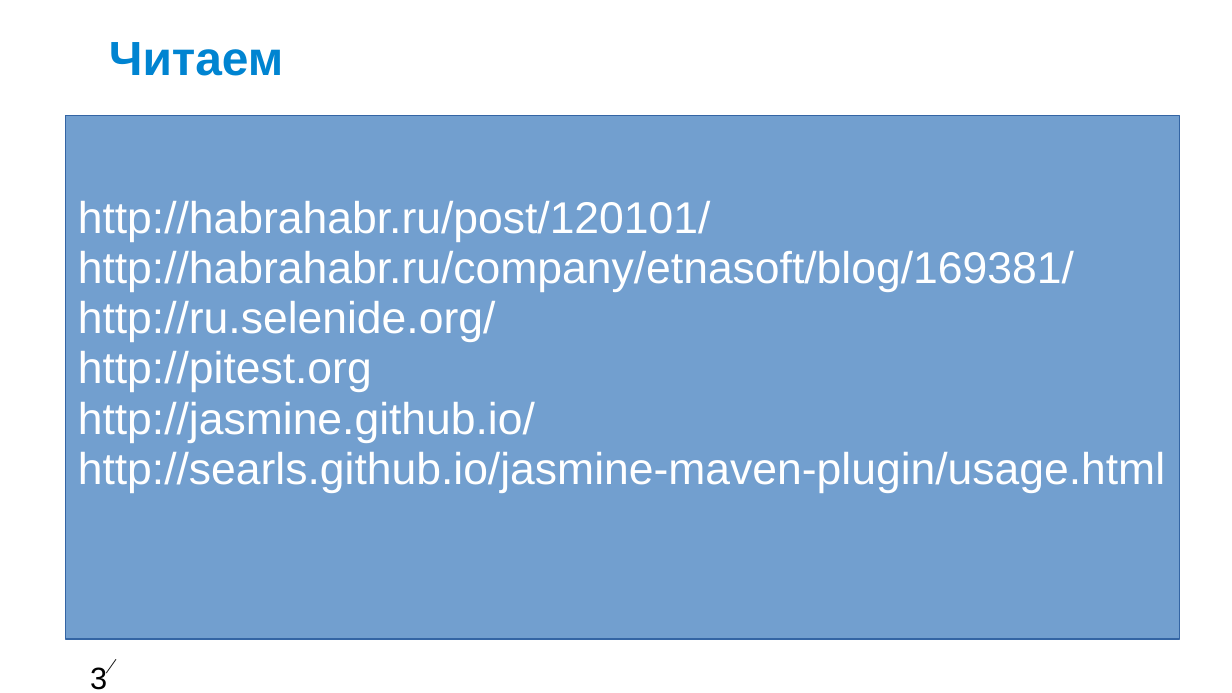
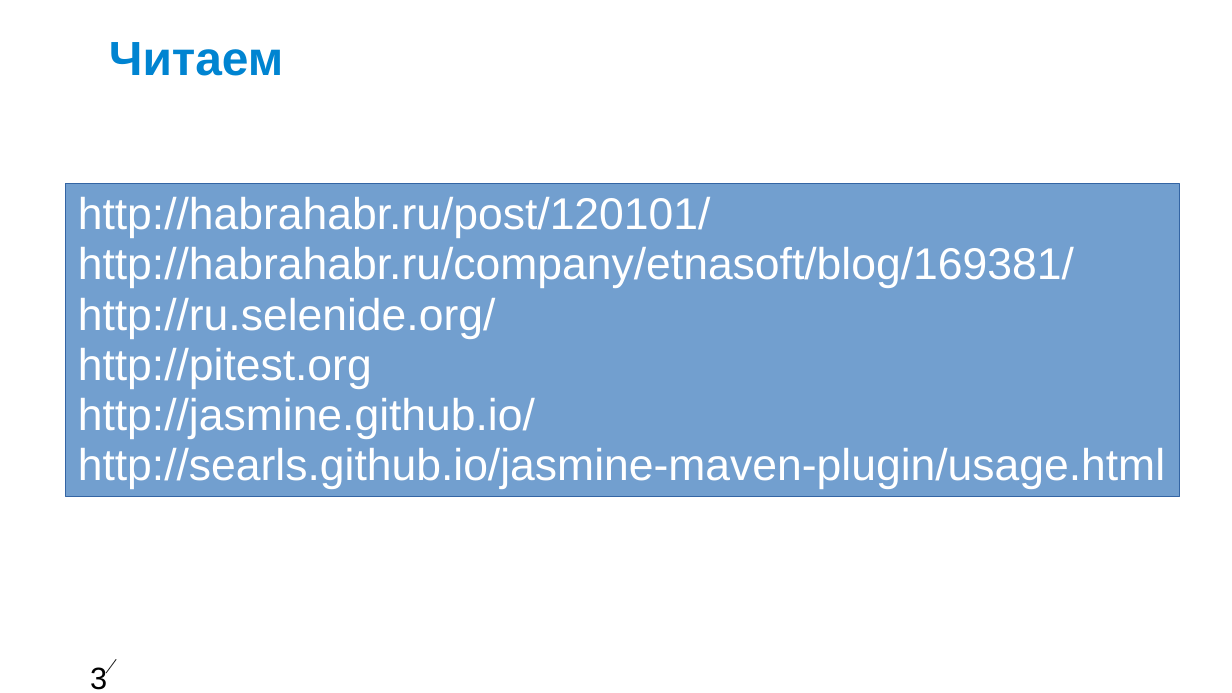
Before and after one commit to livekazan/unitUITest, a slide deck: slide 39 of Unit_UI_Test.ppt. Drawn at 1232x693 pixels with LibreOffice and Linux fonts; fonts in the diff are those of the drawing; background and template pictures are left out. Boxes give left, top, right and bottom in pixels: in the first picture for what was removed or moved away, otherwise in the second. Text is boxed around its words. In the diff, an @@ line names an element or a change of style, - is before the commit and + after.

```diff
--- a/Unit_UI_Test.ppt
+++ b/Unit_UI_Test.ppt
@@ rectangle "http://habrahabr.ru/post/120101/" resized from (x1=65, y1=116, x2=1179, y2=639) to (x1=65, y1=184, x2=1179, y2=496) @@
```
Also in this commit, not shown: 11 other slides changed.
